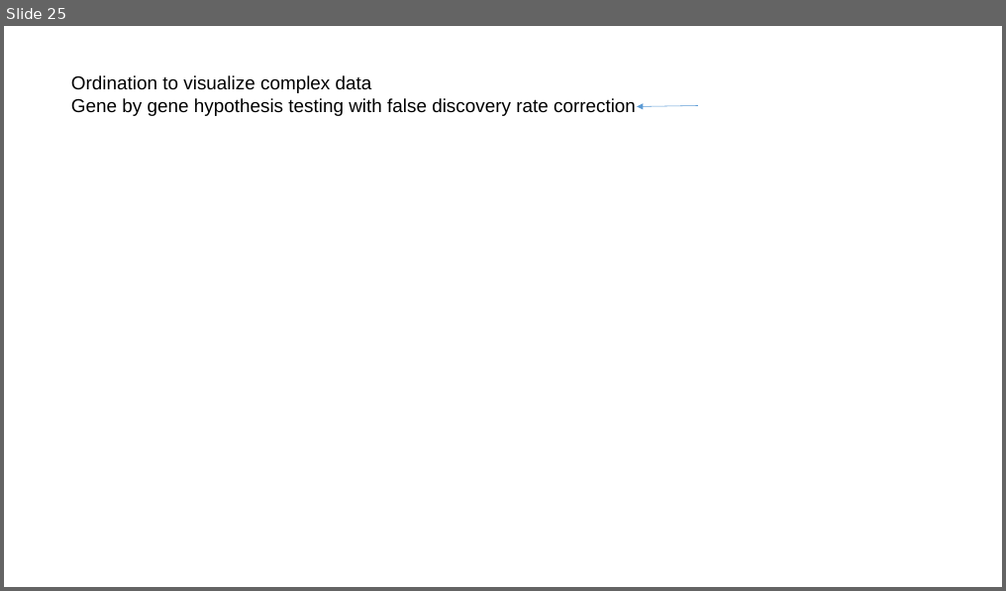
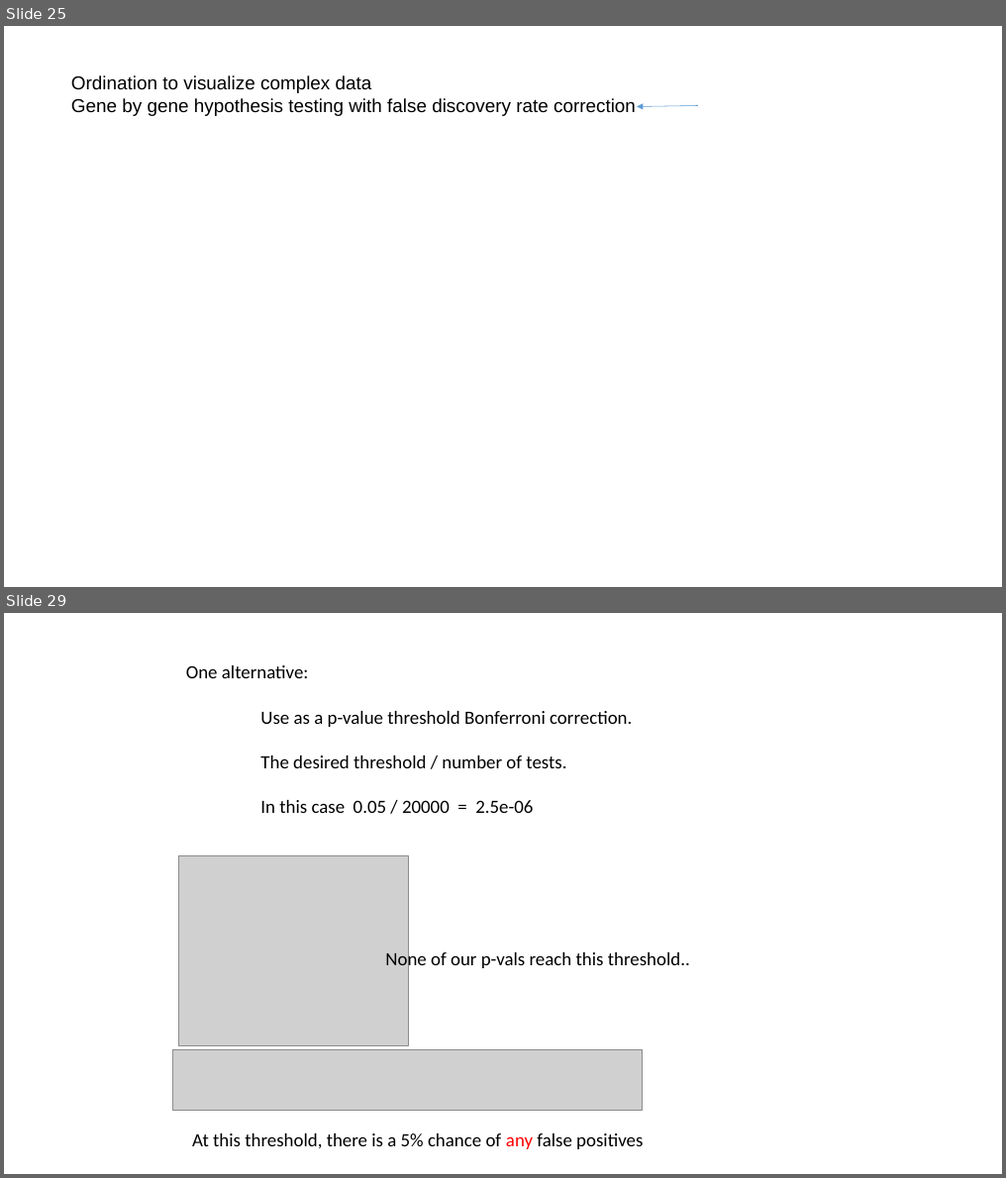
Before and after one commit to afodor/afodor.github.io, a slide deck: classes/ChapelHill2016/ChapelHillWorkshop_Fodor.pptx. Shown one above the other, each under a label of ours: slide 25 before the commit, slides 25 and 29 after it; the slides between them are not shown. The pictures are 1006x591 and 1006x1178 pixels, drawn with LibreOffice and Linux fonts; fonts in the diff are those of the drawing; grey boxes stand for pictures. Boxes give left, top, right and bottom in pixels: in the first picture for what was removed or moved away, otherwise in the second. Text is boxed around its words. In the diff, an @@ line names an element or a change of style, - is before the commit and + after.

Commit message:
update talk with FDR.  Getting ready for first set of t-tests

```diff
--- a/classes/ChapelHill2016/ChapelHillWorkshop_Fodor.pptx
+++ b/classes/ChapelHill2016/ChapelHillWorkshop_Fodor.pptx
@@ slide 29 added at (4, 613, 1002, 1174), background #FFFFFF @@
@@ text added at (186, 665, 632, 813), 18 pt, text #000000 @@
+One alternative:
+Use as a p-value threshold Bonferroni correction.
+The desired threshold / number of tests.
+In this case 0.05 / 20000 = 2.5e-06
@@ picture added at (178, 857, 408, 1046) @@
@@ text added at (385, 950, 690, 970), 18 pt, text #000000 @@
+None of our p-vals reach this threshold..
@@ picture added at (172, 1050, 643, 1110) @@
@@ text added at (192, 1134, 643, 1150), 18 pt, text #000000 @@
+At this threshold, there is a 5% chance of any false positives
```
Also in this commit, not shown: 8 other slides added.
